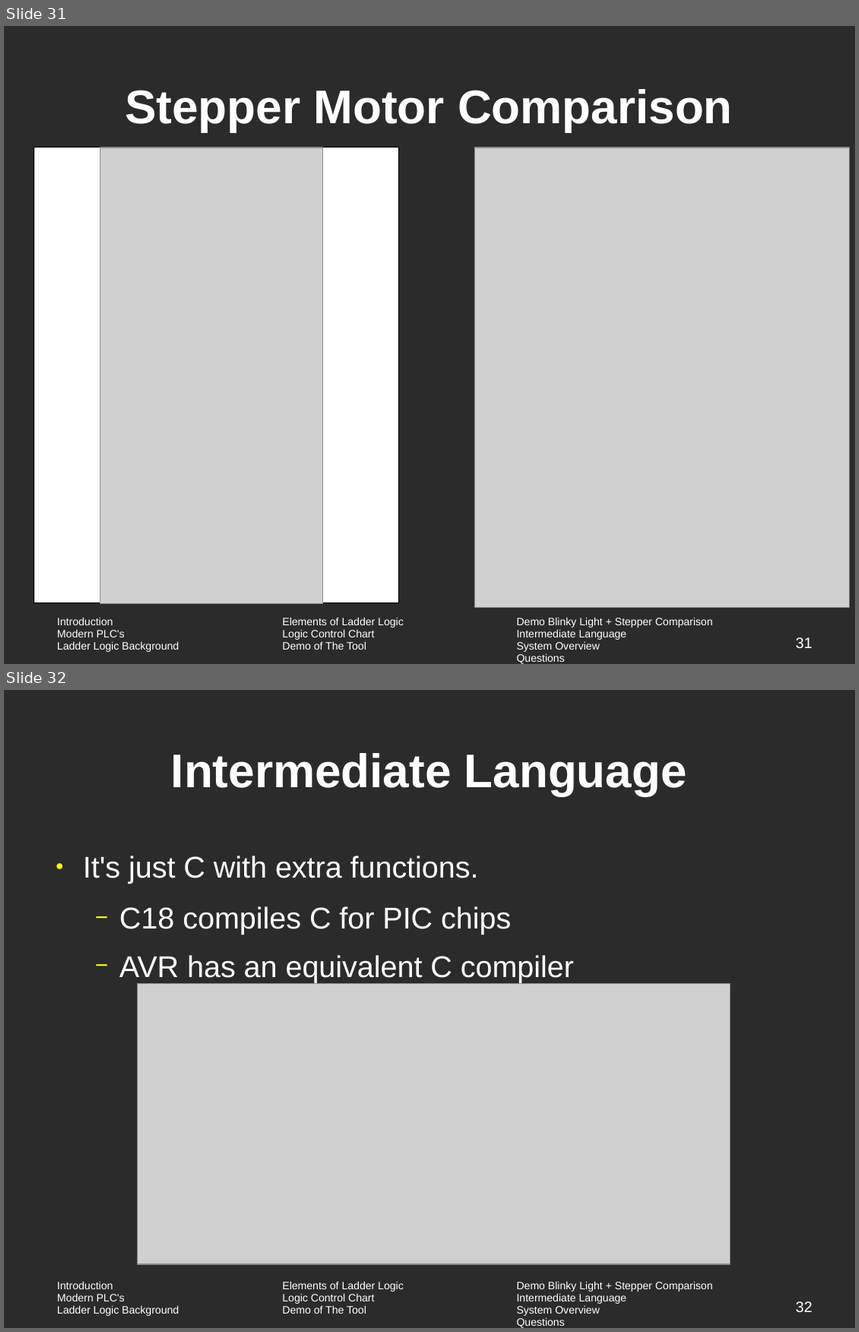
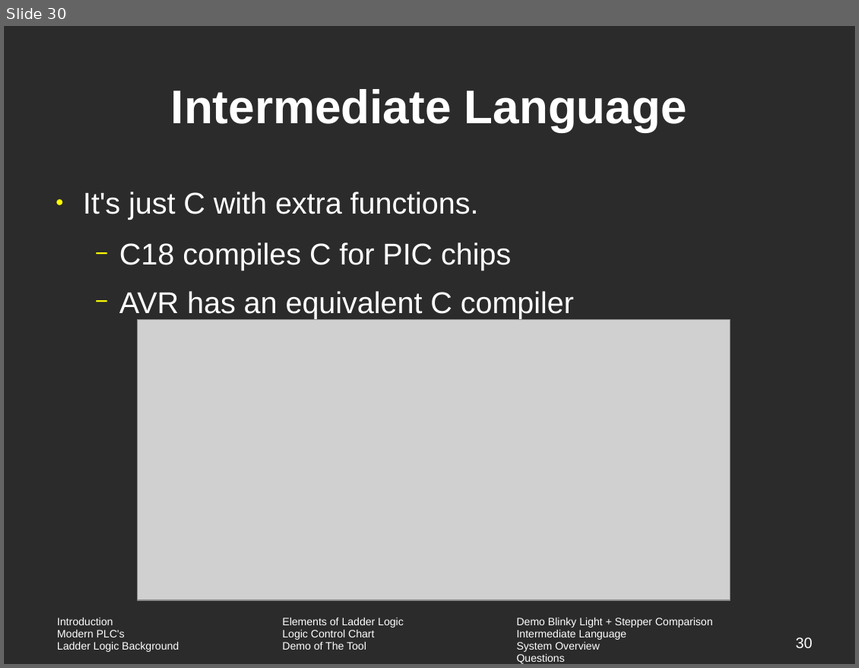
Before and after one commit to vortex-5/plcthesis, a slide deck: presentation/Seminar.odp. Shown one above the other, each under a label of ours: slides 31 and 32 before the commit, slide 30 after it. The pictures are 859x1332 and 859x668 pixels, drawn with LibreOffice and Linux fonts; fonts in the diff are those of the drawing; grey boxes stand for pictures; background and template pictures are left out; a plain dark background stands for a picture behind light text. Boxes give left, top, right and bottom in pixels: in the first picture for what was removed or moved away, otherwise in the second. Text is boxed around its words. In the diff, an @@ line names an element or a change of style, - is before the commit and + after.

```diff
--- a/presentation/Seminar.odp
+++ b/presentation/Seminar.odp
@@ slide 31 removed at [4,26,855,664], background picture (left out); not listed: 1 template element that a slide beside it also shows @@
@@ title removed at [125,89,733,132] @@
-Stepper Motor Comparison
@@ rectangle removed at [34,148,398,604] @@
@@ picture removed at [101,148,324,604] @@
@@ picture removed at [475,148,850,607] @@
@@ page number removed at [796,638,813,648] @@
-31
@@ what was slide 32 is now slide 30 @@
@@ page number at [796,638,813,648]: text changed @@
-32
+30
```
Also in this commit, not shown: 4 slides changed, 3 other slides removed, 5 other files.
